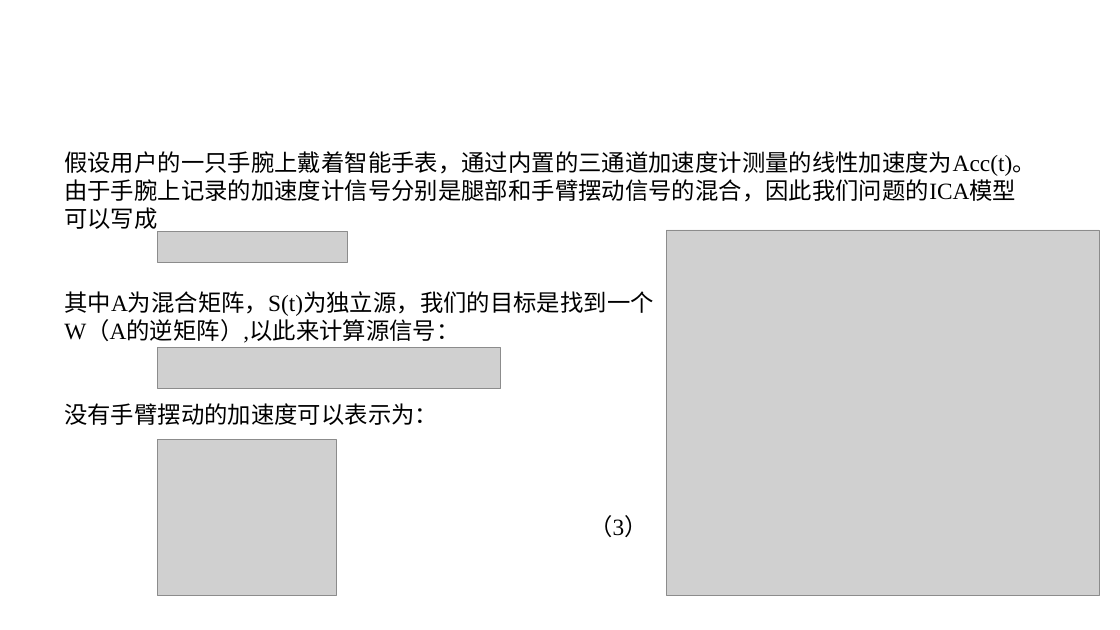
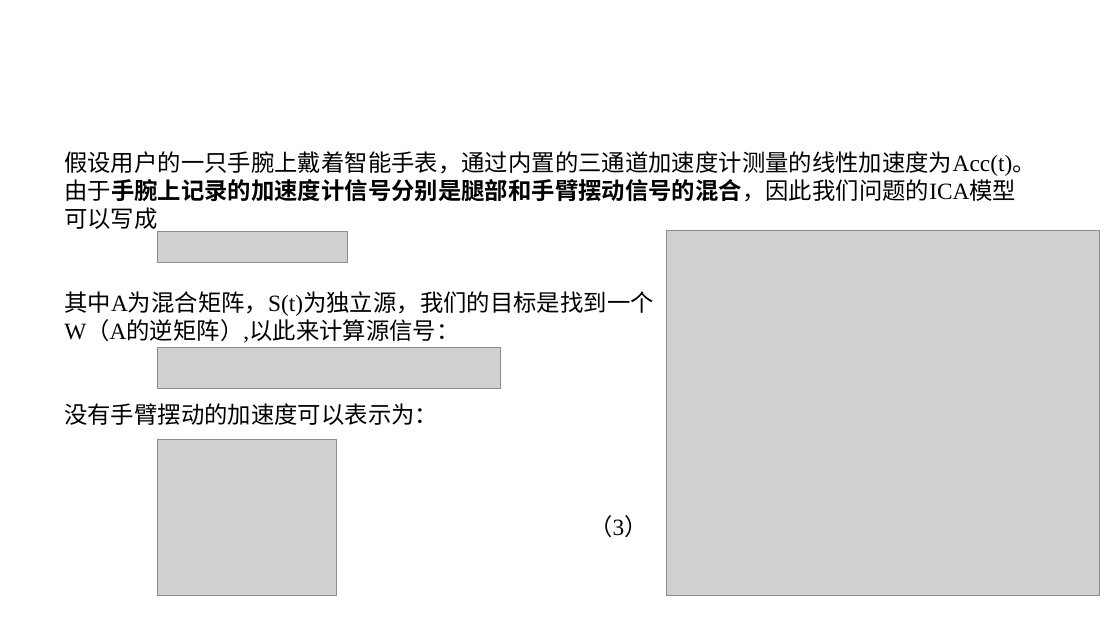
Before and after one commit to tangerinethm/Paper_Repository, a slide deck: slide 7 of 传感器作业/唐慧敏.pptx. Drawn at 1120x630 pixels with LibreOffice and Linux fonts; fonts in the diff are those of the drawing; grey boxes stand for pictures; background and template pictures are left out. Boxes give left, top, right and bottom in pixels: in the first picture for what was removed or moved away, otherwise in the second. Text is boxed around its words. In the diff, an @@ line names an element or a change of style, - is before the commit and + after.

```diff
--- a/传感器作业/唐慧敏.pptx
+++ b/传感器作业/唐慧敏.pptx
@@ text at <box>64,151,1035,316</box>: bold on in "假设用户的一只手腕上戴着智能手表，通过内置的三通道加速度计测量的线性加速度为Acc(t)。由于手腕上记录的加速度计信号分 ..." @@
```
Also in this commit, not shown: 5 other slides changed, 1 slide added, 1 other file.
